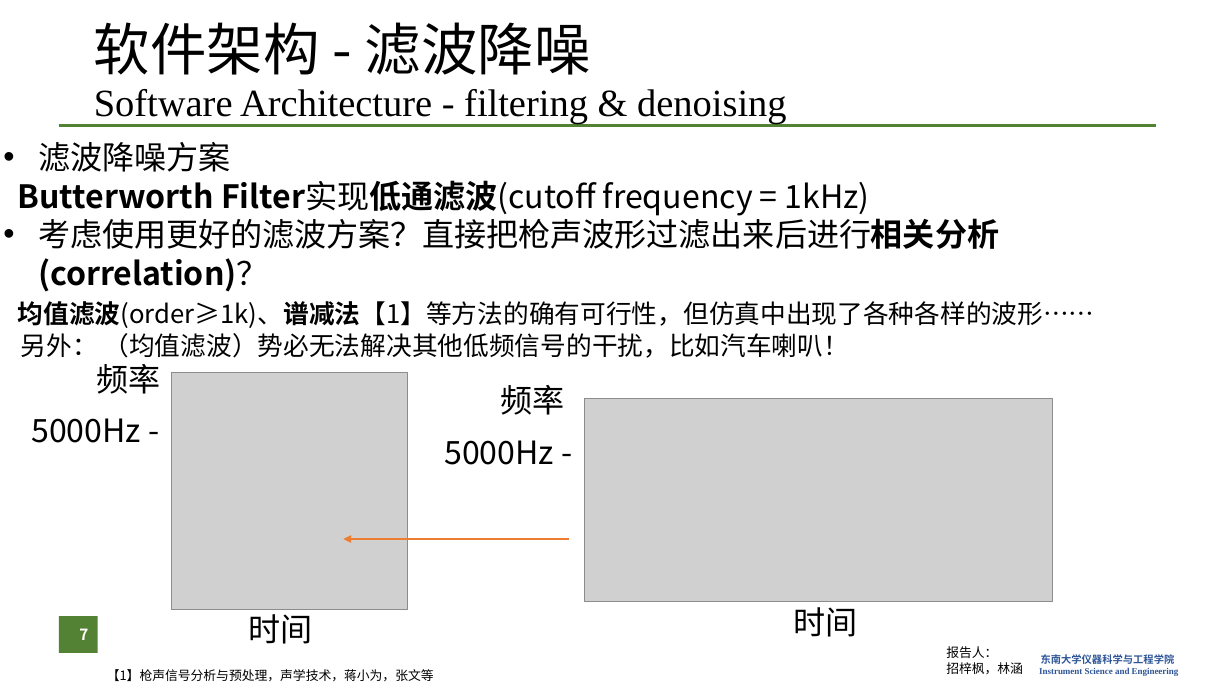
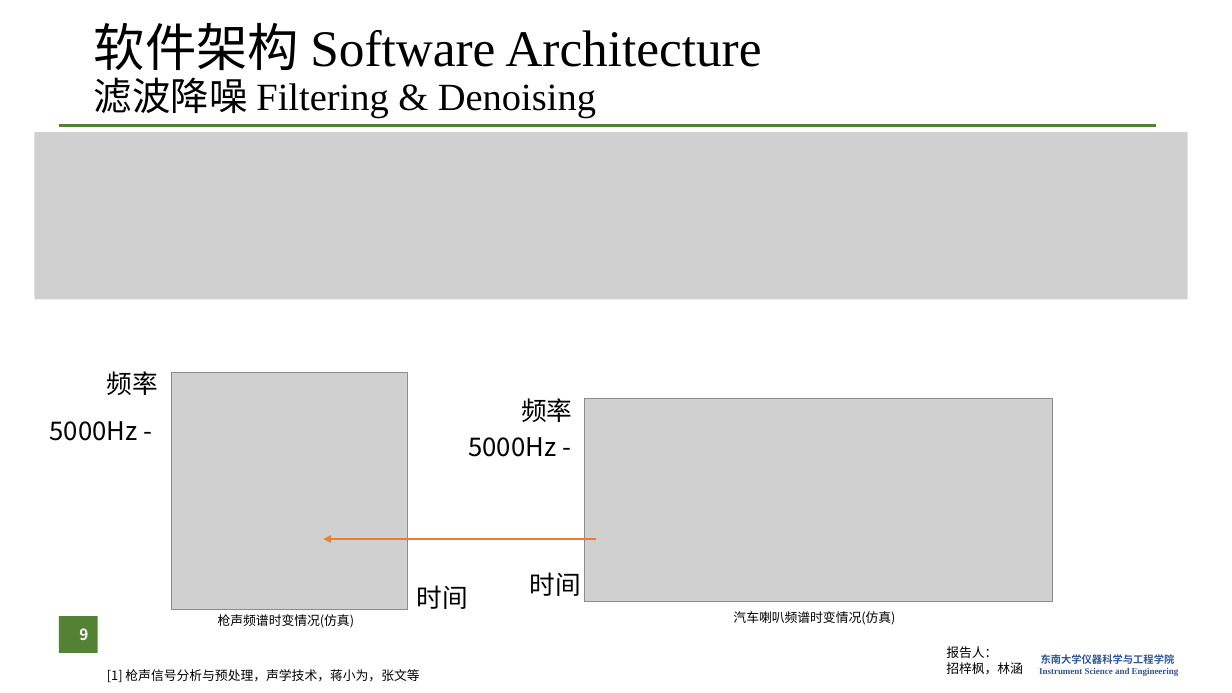
Before and after one commit to zzFon/Gun-Shot-Detection-and-Positioning_Matlab, a slide deck: slide 9 of Presentation.pptx (slide 7 before the commit). Drawn at 1232x693 pixels with LibreOffice and Linux fonts; fonts in the diff are those of the drawing; grey boxes stand for pictures; background and template pictures are left out. Boxes give left, top, right and bottom in pixels: in the first picture for what was removed or moved away, otherwise in the second. Text is boxed around its words. In the diff, an @@ line names an element or a change of style, - is before the commit and + after.

```diff
--- a/Presentation.pptx
+++ b/Presentation.pptx
@@ title at [94,23,761,119]: text changed; size 30 to 40 pt @@
-软件架构 - 滤波降噪
-Software Architecture - filtering & denoising
+软件架构 Software Architecture
+滤波降噪 Filtering & Denoising
@@ text removed at [18,142,1095,358] @@
-• 滤波降噪方案
-Butterworth Filter实现低通滤波(cutoff frequency = 1kHz)
-• 考虑使用更好的滤波方案？直接把枪声波形过滤出来后进行相关分析(correlation)？
-均值滤波(order≥1k)、谱减法【1】等方法的确有可行性，但仿真中出现了各种各样的波形……
-另外： （均值滤波）势必无法解决其他低频信号的干扰，比如汽车喇叭！
@@ picture added at [34,132,1188,299] @@
@@ text "频率": place and size @@
-text "频率" at [97,364,161,394]
+text "频率" at [107,371,158,395]
@@ text "5000Hz -": place and size @@
-text "5000Hz -" at [31,418,141,443]
+text "5000Hz -" at [50,421,138,441]
@@ text "频率": place and size @@
-text "频率" at [500,385,564,415]
+text "频率" at [521,398,572,422]
@@ text "5000Hz -": place and size @@
-text "5000Hz -" at [444,440,554,465]
+text "5000Hz -" at [468,437,556,457]
@@ arrow moved from (569, 539) - (344, 539) to (596, 539) - (323, 539) @@
@@ size 25 to 20 pt in 6 elements at [107,371,158,395], [50,421,138,441], [468,437,556,457], [521,398,572,422], [416,585,467,609], [529,572,580,596] @@
@@ text "时间": place and size @@
-text "时间" at [794,601,858,637]
+text "时间" at [529,572,580,596]
@@ text "时间": place and size @@
-text "时间" at [249,608,313,644]
+text "时间" at [416,585,467,609]
@@ page number at [79,628,88,640]: text changed @@
-7
+9
@@ text added at [218,614,354,628], 10 pt, text #000000 @@
+枪声频谱时变情况(仿真)
@@ text added at [733,611,895,625], 10 pt, text #000000 @@
+汽车喇叭频谱时变情况(仿真)
@@ text at [107,669,419,683]: text changed @@
-【1】枪声信号分析与预处理，声学技术，蒋小为，张文等
+[1] 枪声信号分析与预处理，声学技术，蒋小为，张文等
```
Also in this commit, not shown: 23 other slides changed, 8 slides added, 54 other files.
